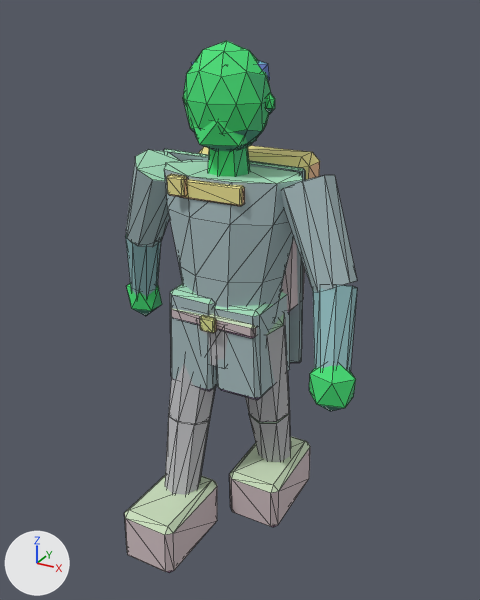
Two versions of the glTF model assets/exports/npc/npc_traveller_down_l_v01.glb, one commit apart.
One viewpoint serves both versions: a 50 mm lens placed at (1.22, -2.13, 2.14), pointed at (0.05, -0.02, 1.08). Arrows for +X, +Y and +Z are at lower left; the lights stay in place. The first picture is the older version. Mesh edges are drawn as thin lines. Vertices at exactly the same position are counted once.

Objects in the first picture: 'GEO_npc_traveller_down_l_v01'.
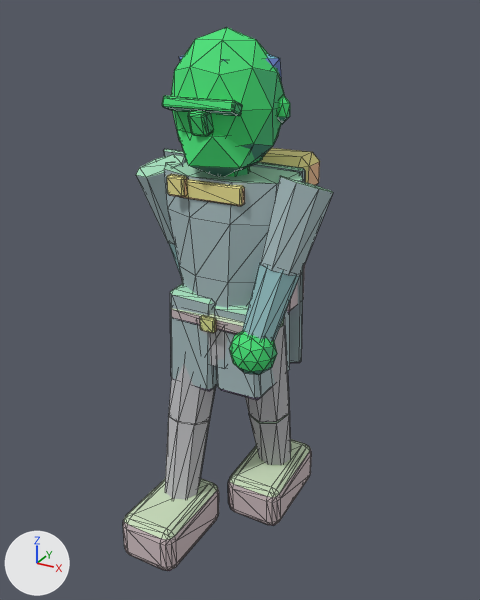
Pixel boxes [x1, y1, x2, y2] of what changed, in the pictures (480 x 600 px; the box of a moved part takes in the faces that stretch with it):
'GEO_npc_traveller_down_l_v01', reshaped (9% narrower): before [125, 41, 357, 573]; after [123, 27, 333, 571]
part 1 of me_geo_npc_traveller_down_l_v01, moved or reshaped (mostly hidden afterwards): before [125, 234, 161, 297]; after [169, 243, 181, 276]
part 2 of me_geo_npc_traveller_down_l_v01, moved or reshaped: before [313, 285, 357, 371]; after [242, 262, 299, 341]
part 3 of me_geo_npc_traveller_down_l_v01, added (green): after [229, 331, 277, 375]
part 4 of me_geo_npc_traveller_down_l_v01, added (green): after [171, 27, 285, 170]
part 5 of me_geo_npc_traveller_down_l_v01, added (green): after [178, 129, 263, 176]
part 6 of me_geo_npc_traveller_down_l_v01, added: after [277, 95, 290, 124]
part 7 of me_geo_npc_traveller_down_l_v01, added: after [179, 54, 282, 81]
part 8 of me_geo_npc_traveller_down_l_v01, rebuilt: before [125, 476, 217, 573]; after [123, 478, 219, 571]
part 9 of me_geo_npc_traveller_down_l_v01, rebuilt: before [229, 436, 310, 527]; after [228, 439, 312, 526]
part 10 of me_geo_npc_traveller_down_l_v01, rebuilt (14% shorter): before [281, 175, 357, 292]; after [260, 176, 333, 277]
part 11 of me_geo_npc_traveller_down_l_v01, rebuilt: before [126, 150, 180, 247]; after [136, 154, 186, 245]
part 12 of me_geo_npc_traveller_down_l_v01, added (green): after [162, 96, 242, 116]
part 13 of me_geo_npc_traveller_down_l_v01, added (green): after [188, 110, 212, 136]
part 14 of me_geo_npc_traveller_down_l_v01, deleted: before [127, 60, 356, 411]
part 15 of me_geo_npc_traveller_down_l_v01, built on (mostly hidden afterwards): before [183, 41, 271, 177]; after [227, 166, 250, 176]

Diff of the bpy script that builds the scene:
```diff
--- a/assets/exports/npc/npc_traveller_down_l_v01.glb.py
+++ b/assets/exports/npc/npc_traveller_down_l_v01.glb.py
@@ me_geo_npc_traveller_down_l_v01 @@
 # used by ob_geo_npc_traveller_down_l_v01; location = (0.0, 0.0, 0.0)
-me_geo_npc_traveller_down_l_v01.from_pydata(...)  # 586 vertices, 1056 faces; spans x -0.62..0.62, y -0.48..0.34, z -0.01..2.03
+me_geo_npc_traveller_down_l_v01.from_pydata(...)  # 902 vertices, 1680 faces; spans x -0.41..0.41, y -0.49..0.35, z 0.0..2.07
+# me_geo_npc_traveller_down_l_v01 part 1: the loose piece of 16 vertices spanning x -0.59..-0.39, y 0.0..0.2, z 0.9..1.26 is multiplied about its middle by the matrix ((0.895, -0.003, -0.287), (-0.006, 0.94, -0.029), (0.287, 0.029, 0.895)), then moved by (0.26, 0.01, 0.04)
+# me_geo_npc_traveller_down_l_v01 part 2: the loose piece of 16 vertices spanning x 0.4..0.59, y -0.28..-0.01, z 0.91..1.28 is turned -36.8 degrees about the z axis through its middle and scaled by 0.932, then moved by (-0.25, 0.0, 0.04)
+# me_geo_npc_traveller_down_l_v01 part 3: a new loose piece, an icosphere of 80 faces spanning x 0.14..0.31, y -0.3..-0.14, z 0.9..1.08, in mat_mat_npc_indexed
+# me_geo_npc_traveller_down_l_v01 part 4: a new loose piece, an icosphere of 80 faces spanning x -0.21..0.21, y -0.19..0.17, z 1.58..2.07, in mat_mat_npc_indexed
+# me_geo_npc_traveller_down_l_v01 part 5: a new loose piece, an icosphere of 20 faces spanning x -0.16..0.16, y -0.2..0.08, z 1.57..1.81, in mat_mat_npc_indexed
+# me_geo_npc_traveller_down_l_v01 part 6: a new loose piece, an icosphere of 20 faces spanning x 0.187..0.242, y -0.025..0.017, z 1.768..1.867, in mat_mat_npc_indexed
+# me_geo_npc_traveller_down_l_v01 part 7: a new loose piece, an icosphere of 20 faces spanning x -0.19..0.19, y -0.14..0.17, z 1.85..2.03, in mat_mat_npc_indexed
+# me_geo_npc_traveller_down_l_v01 part 8: the loose piece of 24 vertices spanning x -0.25..-0.01, y -0.48..-0.08, z -0.01..0.24 is rebuilt with 96 vertices and now spans x -0.26..0.0, y -0.49..-0.07, z 0.0..0.22
+# me_geo_npc_traveller_down_l_v01 part 9: the loose piece of 24 vertices spanning x 0.01..0.25, y -0.06..0.34, z 0.01..0.27 is rebuilt with 96 vertices and now spans x 0.0..0.26, y -0.07..0.35, z 0.03..0.24
+# me_geo_npc_traveller_down_l_v01 part 10: the loose piece of 16 vertices spanning x 0.22..0.54, y -0.15..0.09, z 1.2..1.62 is rebuilt with 16 vertices and now spans x 0.18..0.41, y -0.16..0.1, z 1.25..1.6
+# me_geo_npc_traveller_down_l_v01 part 11: the loose piece of 16 vertices spanning x -0.54..-0.22, y -0.09..0.15, z 1.2..1.62 is rebuilt with 16 vertices and now spans x -0.41..-0.18, y -0.1..0.16, z 1.25..1.6
+# me_geo_npc_traveller_down_l_v01 part 12: a new loose piece of 56 vertices spanning x -0.14..0.14, y -0.22..-0.15, z 1.81..1.86, in mat_mat_npc_indexed
+# me_geo_npc_traveller_down_l_v01 part 13: a new loose piece of 56 vertices spanning x -0.03..0.03, y -0.22..-0.15, z 1.74..1.83, in mat_mat_npc_indexed
+# me_geo_npc_traveller_down_l_v01 part 14: 6 loose pieces with 72 vertices, spanning x -0.62..0.62, y -0.3..0.21, z 0.81..2.0, are deleted
+# me_geo_npc_traveller_down_l_v01 part 15: 8 vertices moved from x -0.07..0.07, y -0.07..0.07, z 1.7 to x -0.07..0.07, y -0.07..0.07, z 1.66; 42 vertices removed from x -0.16..0.16, y -0.15..0.13, z 1.65..2.03
+# other edits to the shape of me_geo_npc_traveller_down_l_v01 do not show in these pictures
 me_geo_npc_traveller_down_l_v01.materials.append(mat_mat_npc_indexed)
```
